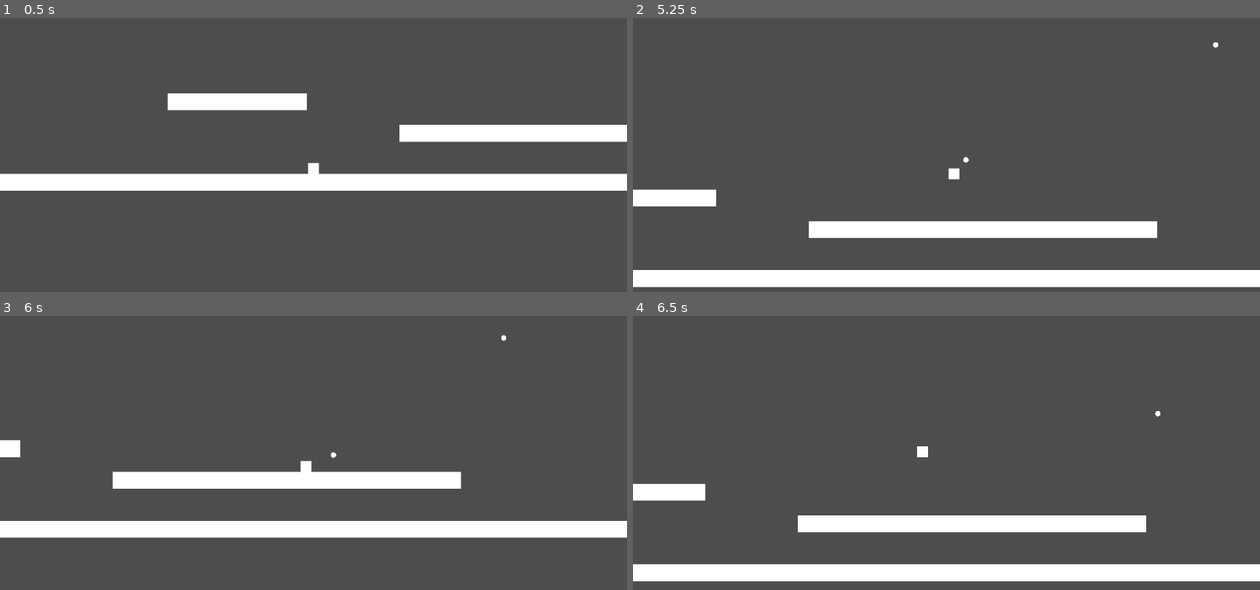
Above: before the commit, frames 1-4 (two rows, left to right).
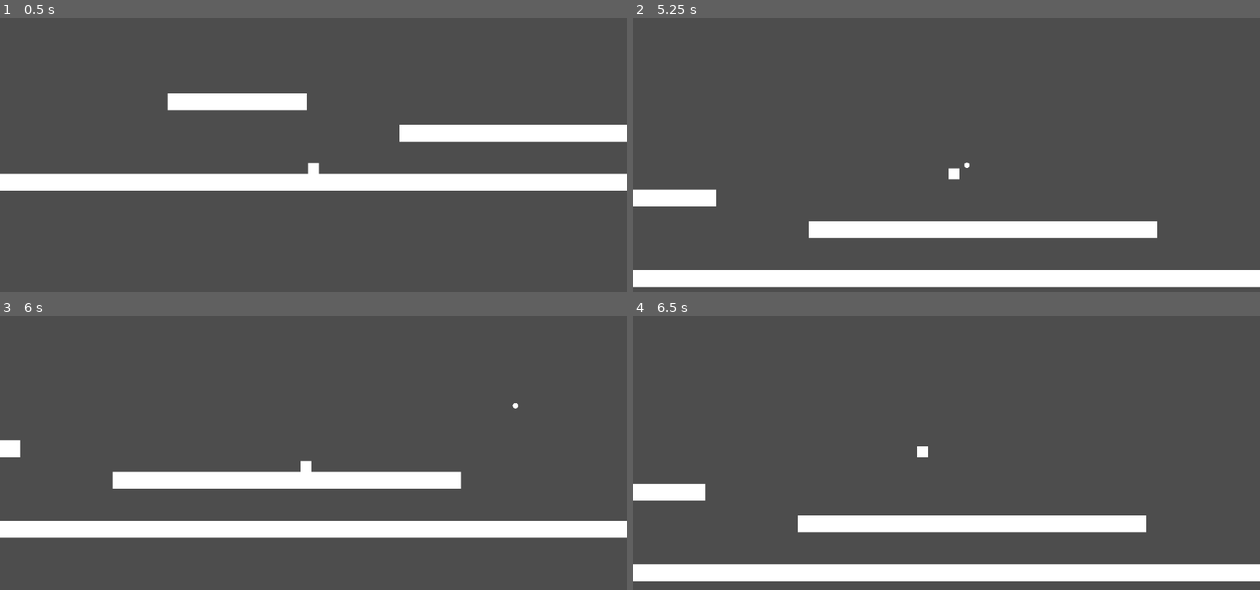
Above: after the commit, the same moments.

Repository: vesper-arch/pirate-jam
Game: Godot game, scene res://scenes/base.tscn
Same seed, same stepped clock (60 frames per second), same inputs: the game is played once before the commit and once after it.
Inputs (mouse positions are in pixels of both pictures, inside the frame that each line leads up to):
- Up to frame 1 (0.5 s): no input
- Up to frame 2 (5.25 s): move the mouse to (1084, 149) at 0.52 s; hold D (right) 0.53-2.03 s; click (1084, 149) at 0.67 s; tap Space (jump) at 0.77, 1.52, 3.02, 3.77, 4.52 s; move the mouse to (821, 185) at 1.27 s; click (821, 185) at 1.42 s; move the mouse to (1009, 89) at 2.02 s; hold A (left) 2.03-2.78 s; click (1009, 89) at 2.17 s; move the mouse to (915, 237) at 2.77 s; hold D (right) 2.78-4.28 s; click (915, 237) at 2.92 s; move the mouse to (1134, 220) at 3.52 s; click (1134, 220) at 3.67 s; move the mouse to (758, 113) at 4.27 s; hold A (left) 4.28-5.03 s; click (758, 113) at 4.42 s; move the mouse to (977, 165) at 5.02 s; hold D (right) from 5.03 s (still down); click (977, 165) at 5.17 s
- Up to frame 3 (6 s): move the mouse to (219, 376) at 5.77 s; release D (right) at 5.78 s; hold A (left) from 5.78 s (still down); click (219, 376) at 5.92 s
- Up to frame 4 (6.5 s): keep holding A (left); tap Space (jump) at 6.02 s

Frame 1 is identical in both runs. In frame 2, less than 0.1% of the frame differs, in the area x 52-94%, y 8-55%; in frame 3, less than 0.1%, in the area x 52-83%, y 6-52%; in frame 4, less than 0.1%.

Commit message:
Added weapon reload timer

Diff:
--- a/scenes/base.tscn
+++ b/scenes/base.tscn
@@ -7,6 +7,7 @@
 
 [node name="Player" parent="." instance=ExtResource("1_pvqg0")]
 position = Vector2(0, 19)
+WEAPON_COOLDOWN = 2.0
 
 [node name="Camera2D" type="Camera2D" parent="Player"]
 position_smoothing_enabled = true
--- a/scenes/player.tscn
+++ b/scenes/player.tscn
@@ -16,4 +16,9 @@
 [node name="MeshInstance2D" type="MeshInstance2D" parent="."]
 mesh = SubResource("QuadMesh_qhqgy")
 
+[node name="WeaponCooldown" type="Timer" parent="."]
+wait_time = 2.0
+one_shot = true
+
 [connection signal="shoot" from="." to="." method="_on_shoot"]
+[connection signal="timeout" from="WeaponCooldown" to="." method="_on_weapon_cooldown_timeout"]
--- a/scripts/player_controller.gd
+++ b/scripts/player_controller.gd
@@ -2,10 +2,13 @@
 
 @export var SPEED = 250.0
 @export var JUMP_VELOCITY = -450.0
+@export var WEAPON_COOLDOWN = 2.0
 
 signal shoot(bullet, direction, location)
 
 @onready var Projectile = preload("res://scenes/projectile.tscn")
+@onready var CDTimer = get_node("WeaponCooldown")
+@onready var on_cooldown = false
 
 func _physics_process(delta: float) -> void:
 	if not is_on_floor():
@@ -25,12 +28,21 @@
 
 func _input(event: InputEvent) -> void:
 	if event is InputEventMouseButton:
-		if event.button_index == MOUSE_BUTTON_LEFT and event.pressed:
+		if event.button_index == MOUSE_BUTTON_LEFT and event.pressed and !on_cooldown:
+			on_cooldown = true
+			CDTimer.wait_time = WEAPON_COOLDOWN
+			CDTimer.start()
+			print("Weapon Cooldown Timer Started")
 			shoot.emit(Projectile, rotation, position)
 
-func _on_shoot(bullet: Variant, direction: Variant, location: Variant) -> void:
+func _on_shoot(_bullet: Variant, direction: Variant, location: Variant) -> void:
 	var spawned_projectile = Projectile.instantiate()
+	var mouse_direction = get_local_mouse_position().angle()
 	owner.add_child(spawned_projectile)
 	spawned_projectile.rotation = direction
 	spawned_projectile.position = location
-	spawned_projectile.velocity = spawned_projectile.velocity.rotated(get_global_mouse_position().angle())
+	spawned_projectile.velocity = spawned_projectile.velocity.rotated(mouse_direction)
+
+
+func _on_weapon_cooldown_timeout() -> void:
+	on_cooldown = false
--- a/scripts/projectile.gd
+++ b/scripts/projectile.gd
@@ -6,5 +6,5 @@
 func _physics_process(delta):
 	position += speed * velocity * delta
 
-func _on_body_entered(body: Node2D) -> void:
+func _on_body_entered(_body: Node2D) -> void:
 	queue_free()
